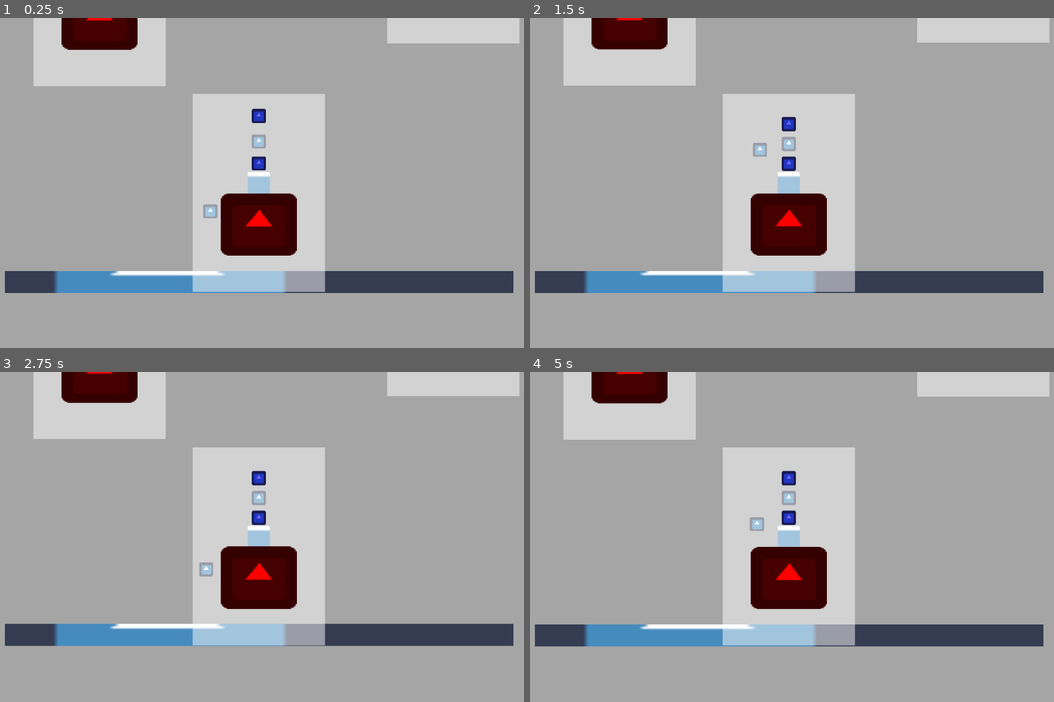
Above: before the commit, frames 1-4 (two rows, left to right).
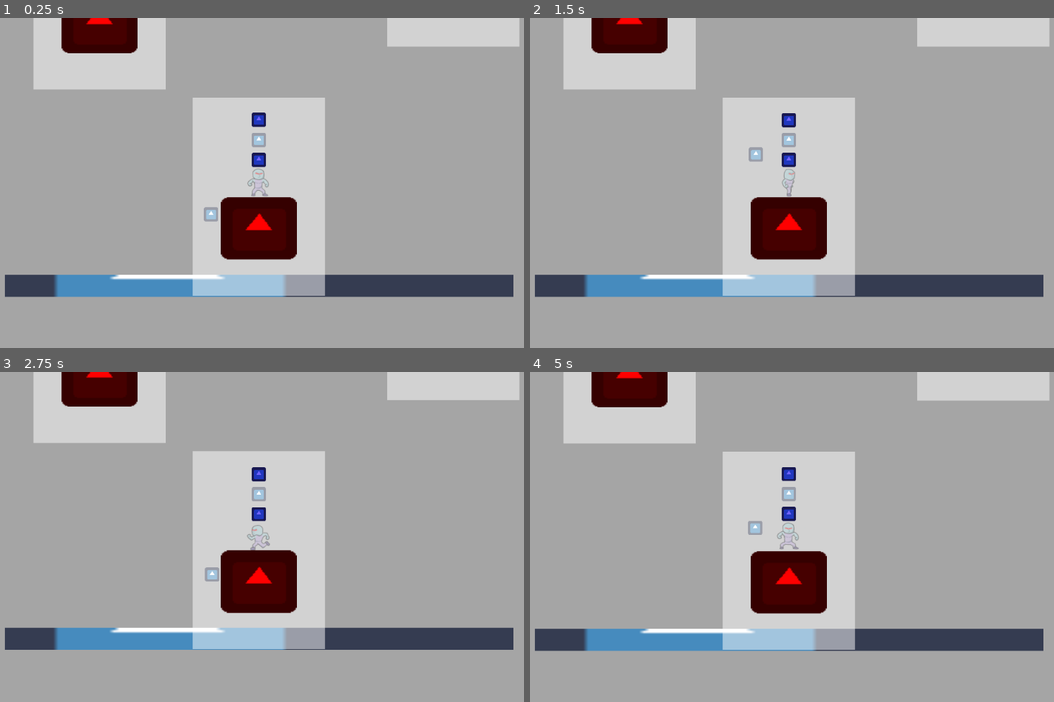
Above: after the commit, the same moments.

Repository: mdrgon1/GWJ-22-Spinzo
Game: Godot game, scene res://Main.tscn
Same seed, same stepped clock (60 frames per second), same inputs: the game is played once before the commit and once after it. The engine's default icon, where the game draws it, is replaced by a stand-in: a white triangle on a blue panel in a dark square.
Inputs:
- Up to frame 1 (0.25 s): no input
- Up to frame 2 (1.5 s): hold Shift (aim) 0.53-1.28 s; hold Right (move_right) from 0.53 s (still down); tap W (jump) at 0.77 s; tap E (throw_ball) at 1.35 s
- Up to frame 3 (2.75 s): tap W (jump) at 1.52 s; release Right (move_right) at 2.03 s; hold A (move_left) from 2.03 s (still down); hold X from 2.03 s (still down)
- Up to frame 4 (5 s): release A (move_left) at 2.78 s; release X at 2.78 s; hold Right (move_right) 2.78-4.28 s; tap Shift (aim) at 2.85 s; tap W (jump) at 3.02, 3.77, 4.52 s; hold E (throw_ball) 3.53-4.28 s; tap Enter at 4.25 s; hold A (move_left) from 4.28 s (still down); tap X at 4.35 s

The runs differ from the first frame. In frame 1, 4.8% of the frame differs, in the area x 0-100%, y 0-85%; in frame 2, 5.0%; in frame 3, 5.2%; in frame 4, 5.5%.

Commit message:
assigned player animations
created a new animated sprite, tied animations to player movement states

Diff:
--- a/Project/Player/Movement/Falling.gd
+++ b/Project/Player/Movement/Falling.gd
@@ -1,6 +1,7 @@
 extends State
 
 func enter(_args):
+	owner.sprite.play("Fall")
 	print("falling")
 	root_state.vel_lerp = 0.06
 
--- a/Project/Player/Movement/Jumping.gd
+++ b/Project/Player/Movement/Jumping.gd
@@ -4,6 +4,7 @@
 const JUMP_FORCE = 60
 
 func enter(_args):
+	owner.sprite.play("Jump")
 	print("jumping")
 	root_state.velocity.y = -JUMP_FORCE
 	root_state.target_velocity.y = -JUMP_FORCE
--- a/Project/Player/Movement/Movement.gd
+++ b/Project/Player/Movement/Movement.gd
@@ -12,6 +12,11 @@
 	set_root_state(self)	# set root state of entire machine to self
 
 func run(delta : float):
+	if(target_velocity.x < 0):
+		owner.sprite.set_flip_h(true)
+	if(target_velocity.x > 0):
+		owner.sprite.set_flip_h(false)
+
 	velocity += (target_velocity - velocity) * vel_lerp * delta * 60	# lerp velocity to the target velocity
 
 # update velocity and target velocity to byass slerping
--- a/Project/Player/Movement/Running.gd
+++ b/Project/Player/Movement/Running.gd
@@ -5,7 +5,13 @@
 	print("running")
 
 func run(delta):
+	if(root_state.get_input_vector().x == 0):
+		owner.sprite.play("Idle")
+	else:
+		owner.sprite.play("Run")
+
 	root_state.target_velocity.x = root_state.get_input_vector().x * root_state.HOR_SPEED #normal movement
+	root_state.velocity.y = 1 # just to keep player in running state
 
 	if(Input.is_action_pressed("jump")):
 		return "Jumping"
--- a/Project/Player/Movement/Swinging.gd
+++ b/Project/Player/Movement/Swinging.gd
@@ -1,6 +1,7 @@
 extends State
 
 func enter(_args):
+	owner.sprite.play("Fall")
 	print("Swinging")
 	root_state.vel_lerp = 1
 	root_state.target_velocity = Vector2(0, 0)
--- a/Project/Player/Player.gd
+++ b/Project/Player/Player.gd
@@ -4,6 +4,7 @@
 
 onready var movement = $Movement
 onready var ball = get_tree().get_nodes_in_group("ball")[0]
+onready var sprite = $AnimatedSprite
 
 func _ready():
 	movement.init()
--- a/Project/Player/Player.tscn
+++ b/Project/Player/Player.tscn
@@ -6,10 +6,39 @@
 [ext_resource path="res://Player/Movement/Jumping.gd" type="Script" id=4]
 [ext_resource path="res://Player/Movement/Falling.gd" type="Script" id=5]
 [ext_resource path="res://Player/Movement/Swinging.gd" type="Script" id=6]
-[ext_resource path="res://icon.png" type="Texture" id=7]
+[ext_resource path="res://Player/animations/Run/0005.png" type="Texture" id=7]
+[ext_resource path="res://Player/animations/idle.png" type="Texture" id=8]
+[ext_resource path="res://Player/animations/aerial_down.png" type="Texture" id=9]
+[ext_resource path="res://Player/animations/Run/0003.png" type="Texture" id=10]
+[ext_resource path="res://Player/animations/aerial_up.png" type="Texture" id=11]
+[ext_resource path="res://Player/animations/Run/0002.png" type="Texture" id=12]
+[ext_resource path="res://Player/animations/Run/0004.png" type="Texture" id=13]
 
-[sub_resource type="RectangleShape2D" id=1]
-extents = Vector2( 4.2558, 4.25754 )
+[sub_resource type="SpriteFrames" id=1]
+animations = [ {
+"frames": [ ExtResource( 11 ) ],
+"loop": false,
+"name": "Jump",
+"speed": 5.0
+}, {
+"frames": [ ExtResource( 8 ), ExtResource( 8 ), ExtResource( 9 ) ],
+"loop": true,
+"name": "Idle",
+"speed": 2.0
+}, {
+"frames": [ ExtResource( 12 ), ExtResource( 10 ), ExtResource( 13 ), ExtResource( 7 ) ],
+"loop": true,
+"name": "Run",
+"speed": 6.0
+}, {
+"frames": [ ExtResource( 8 ), ExtResource( 9 ) ],
+"loop": false,
+"name": "Fall",
+"speed": 6.0
+} ]
+
+[sub_resource type="RectangleShape2D" id=2]
+extents = Vector2( 4.256, 6 )
 
 [node name="Player" type="KinematicBody2D"]
 script = ExtResource( 3 )
@@ -29,10 +58,13 @@
 [node name="Swinging" type="Node" parent="Movement"]
 script = ExtResource( 6 )
 
-[node name="Sprite" type="Sprite" parent="."]
-texture = ExtResource( 7 )
-region_enabled = true
-region_rect = Rect2( 32, 32, 10, 10 )
+[node name="AnimatedSprite" type="AnimatedSprite" parent="."]
+position = Vector2( 0, -0.7 )
+scale = Vector2( 0.2, 0.2 )
+frames = SubResource( 1 )
+animation = "Fall"
+frame = 1
+playing = true
 
 [node name="CollisionShape2D" type="CollisionShape2D" parent="."]
-shape = SubResource( 1 )
+shape = SubResource( 2 )
Not shown: 1 places in Project/Player/Player.tscn that only renumber resources
Not shown, added: Project/Player/animations/Run/0002.png.import
Not shown, added: Project/Player/animations/Run/0003.png.import
Not shown, added: Project/Player/animations/Run/0004.png.import
Not shown, added: Project/Player/animations/Run/0005.png.import
Binary file changed: Project/Player/animations/Run/base0002.png
Not shown, added: Project/Player/animations/Run/base0002.png.import
Binary file changed: Project/Player/animations/Run/base0003.png
Not shown, added: Project/Player/animations/Run/base0003.png.import
Binary file changed: Project/Player/animations/Run/base0004.png
Not shown, added: Project/Player/animations/Run/base0004.png.import
Binary file changed: Project/Player/animations/Run/base0005.png
(and 7 more such lines)
